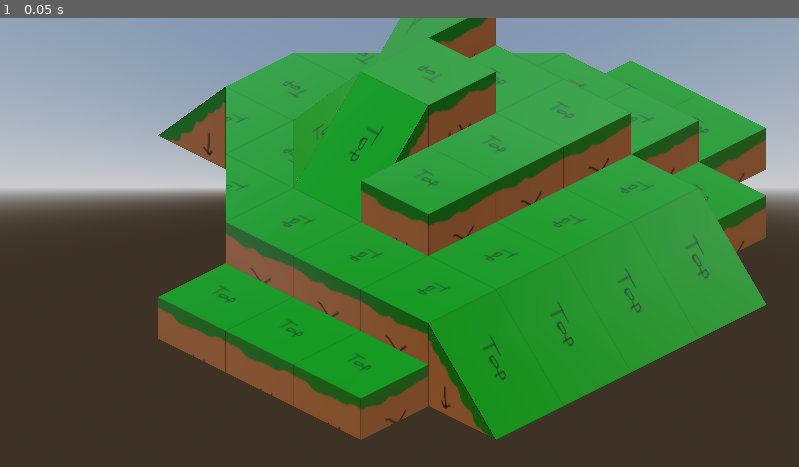
Above: before the commit, frame 1.
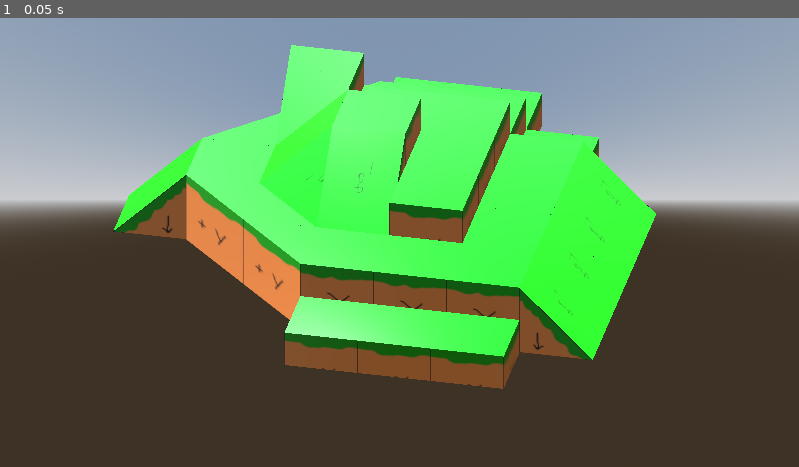
Above: after the commit, the same moment.

Repository: MessyBytes-Argentina/Qhipan
Game: Godot game, scene res://Resources/Gridmap/GridmapObject.tscn
The game is run twice, just before and just after one commit, with the same random seed, the same clock (stepped at 60 frames per second) and the same inputs. The project has no main scene, so this scene is started directly.
Inputs:
- Up to frame 1 (0.05 s): no input

The runs differ from the first frame. In frame 1, 54% of the frame differs, in the area x 0-100%, y 0-94%.

Commit message:
Update GridmapObject.tscn

Diff:
--- a/Resources/Gridmap/GridmapObject.tscn
+++ b/Resources/Gridmap/GridmapObject.tscn
@@ -22,12 +22,17 @@
 }
 metadata/_editor_floor_ = Vector3(0, 2, 0)
 
+[node name="DirectionalLight3D" type="DirectionalLight3D" parent="."]
+transform = Transform3D(-0.866023, -0.433016, 0.250001, 0, 0.499998, 0.866027, -0.500003, 0.749999, -0.43301, 0, 0, 0)
+shadow_enabled = true
+
 [node name="WorldEnvironment" type="WorldEnvironment" parent="."]
 environment = SubResource("Environment_e1oxl")
 
 [node name="Node3D" type="Node3D" parent="."]
+transform = Transform3D(0.841511, 0, -0.540241, 0, 1, 0, 0.540241, 0, 0.841511, 0, 0, 0)
 
 [node name="Camera3D" type="Camera3D" parent="Node3D"]
-transform = Transform3D(0.707107, 0.353553, -0.612372, 0, 0.866025, 0.5, 0.707107, -0.353553, 0.612372, -1.77309, 2.68204, 3.34613)
+transform = Transform3D(0.707107, 0.353553, -0.612372, 0, 0.866025, 0.5, 0.707107, -0.353553, 0.612372, -1.77309, 3.10401, 3.34613)
 projection = 1
-size = 4.69532
+size = 6.00584
